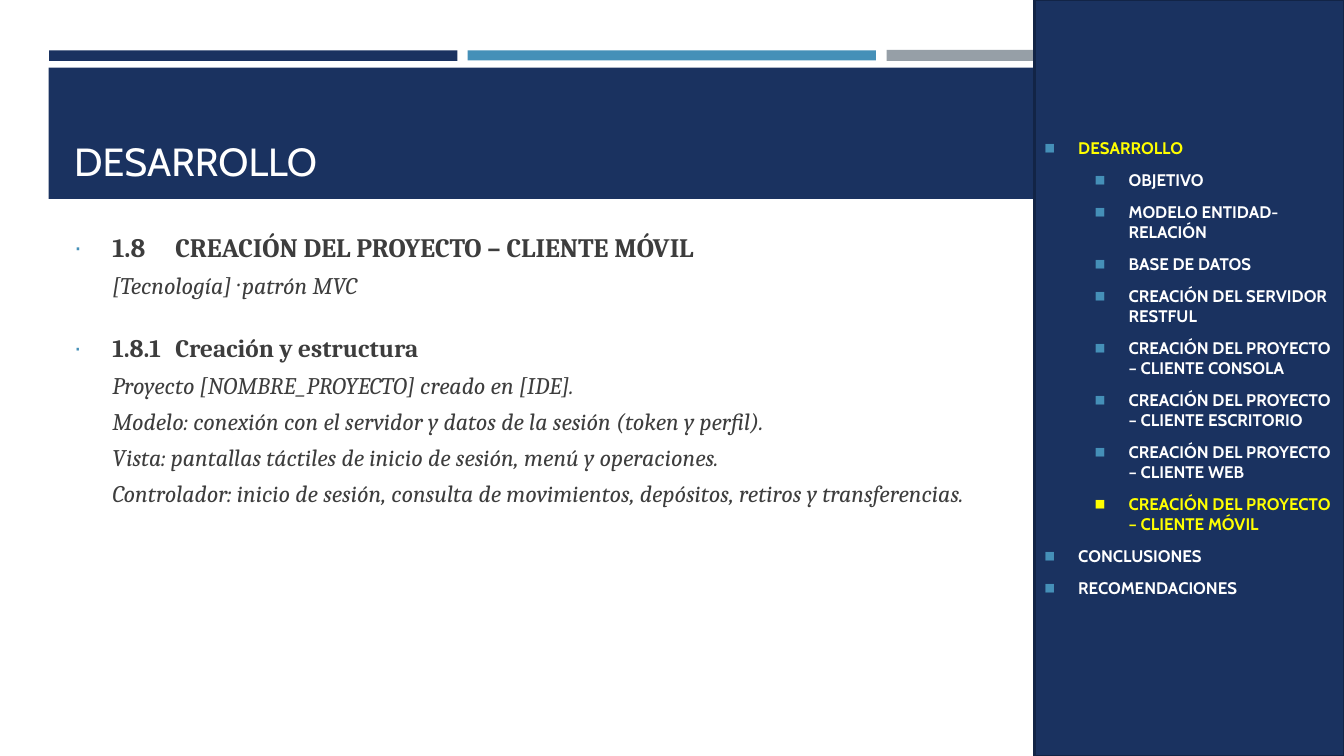
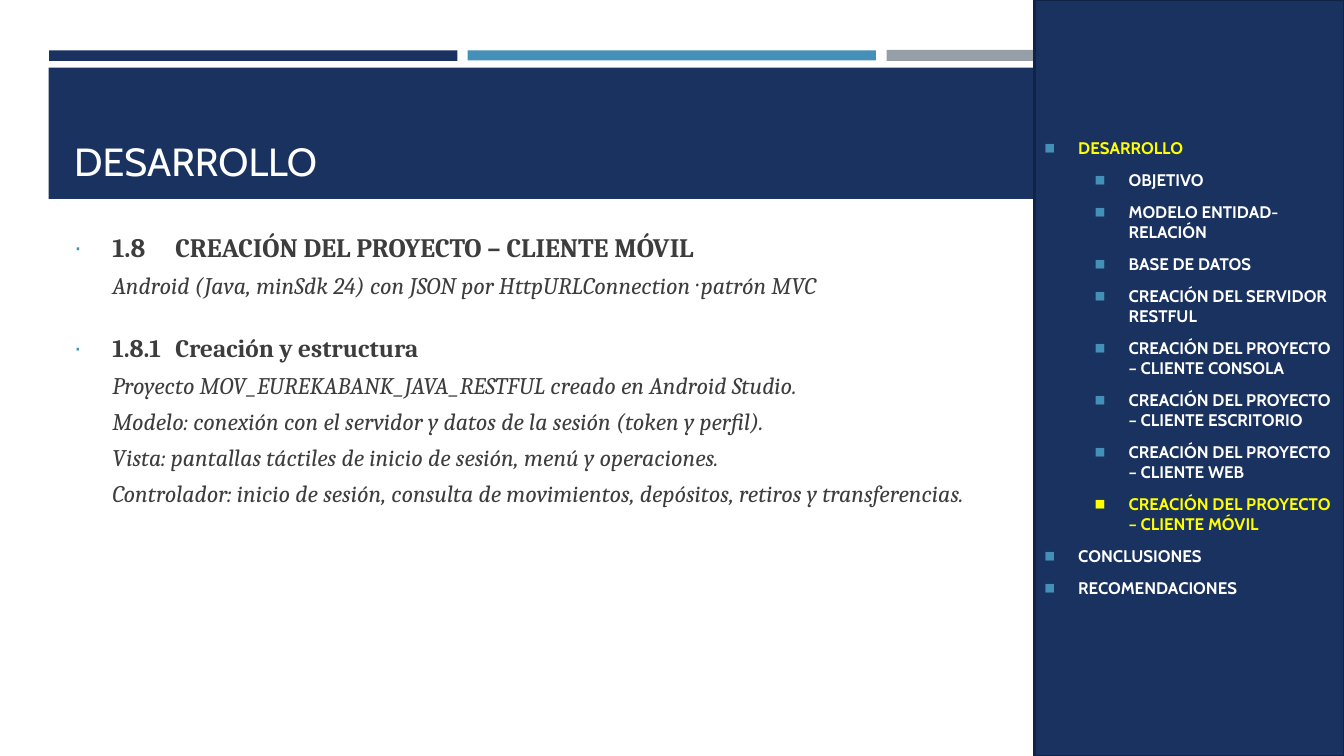
Before and after one commit to IMarcusDev/TI.1.3.-PAO202651_RESTFUL_JAVA_CONBDD_NRC36883_GR04, a slide deck: slide 28 of 05. DOCUMENTACION/PRESENTACION TI.1.3. RESTFUL con BDD en JAVA GR4.pptx (slide 25 before the commit). Drawn at 1344x756 pixels with LibreOffice and Linux fonts; fonts in the diff are those of the drawing. Boxes give left, top, right and bottom in pixels: in the first picture for what was removed or moved away, otherwise in the second. Text is boxed around its words. In the diff, an @@ line names an element or a change of style, - is before the commit and + after.

```diff
--- a/05. DOCUMENTACION/PRESENTACION TI.1.3. RESTFUL con BDD en JAVA GR4.pptx
+++ b/05. DOCUMENTACION/PRESENTACION TI.1.3. RESTFUL con BDD en JAVA GR4.pptx
@@ text at box(112, 277, 816, 299): text changed @@
-[Tecnología] · patrón MVC
+Android (Java, minSdk 24) con JSON por HttpURLConnection · patrón MVC
@@ text at box(112, 377, 797, 399): text changed @@
-Proyecto [NOMBRE_PROYECTO] creado en [IDE].
+Proyecto MOV_EUREKABANK_JAVA_RESTFUL creado en Android Studio.
```
Also in this commit, not shown: 19 other slides changed, 4 slides added.
